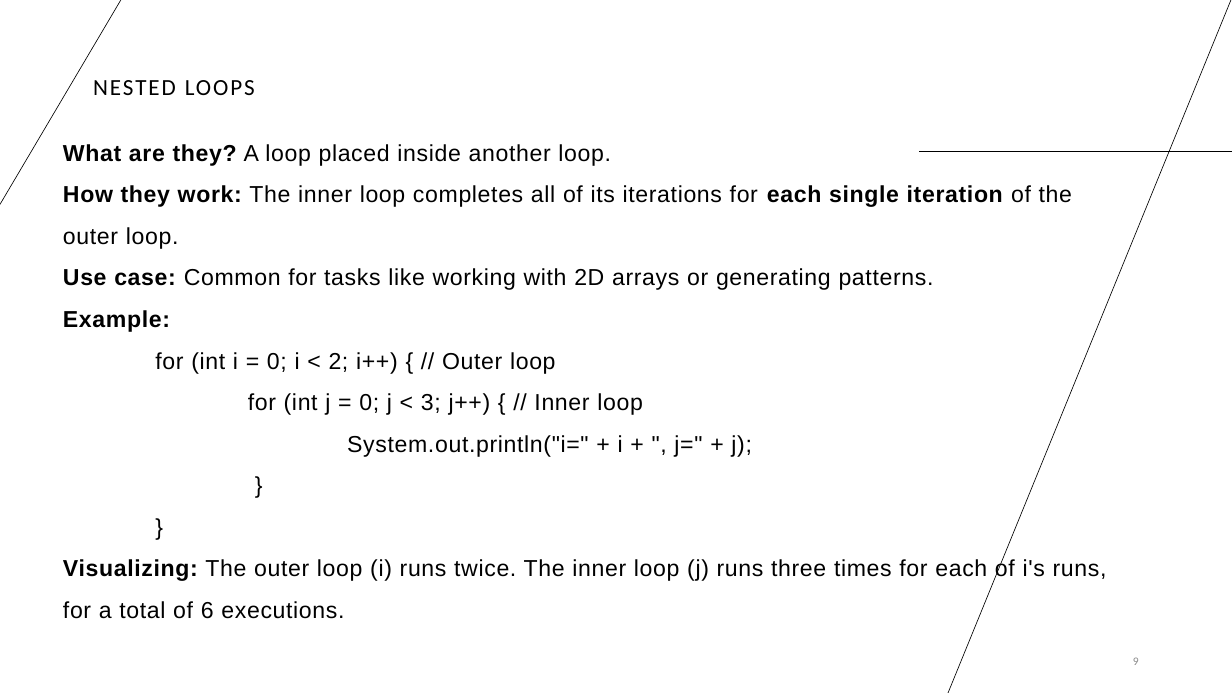
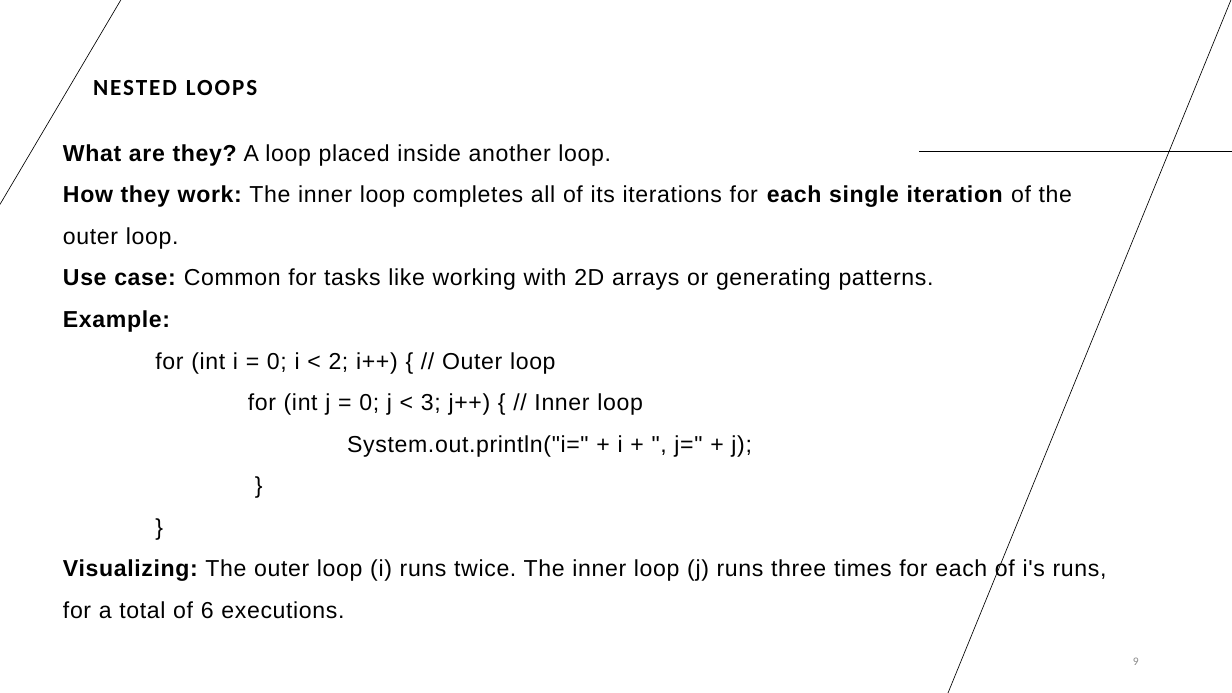
Before and after one commit to sanjiv-16/SPOTKNACK-03BACKE25, a slide deck: slide 9 of S03/03backe25 session 03.pptx. Drawn at 1232x693 pixels with LibreOffice and Linux fonts; fonts in the diff are those of the drawing. Boxes give left, top, right and bottom in pixels: in the first picture for what was removed or moved away, otherwise in the second. Text is boxed around its words. In the diff, an @@ line names an element or a change of style, - is before the commit and + after.

```diff
--- a/S03/03backe25 session 03.pptx
+++ b/S03/03backe25 session 03.pptx
@@ title "NESTED LOOPS" at (93, 80, 257, 95): bold on @@
```
Also in this commit, not shown: 1 other slide changed, 3 slides added, 1 other file.
